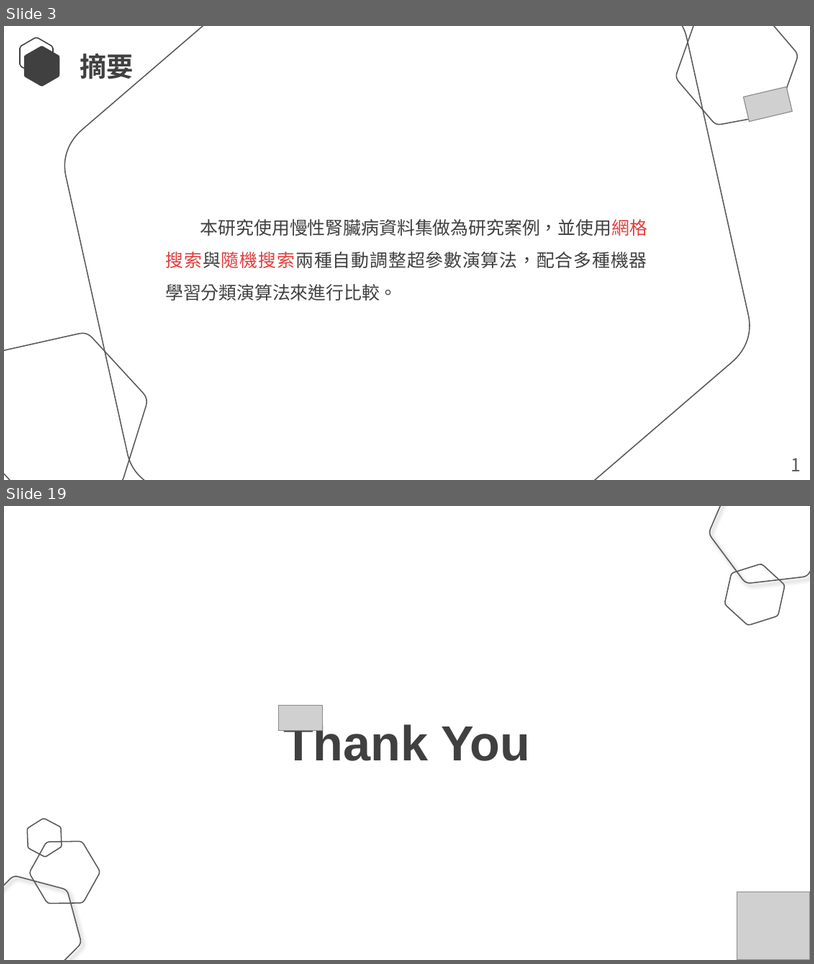
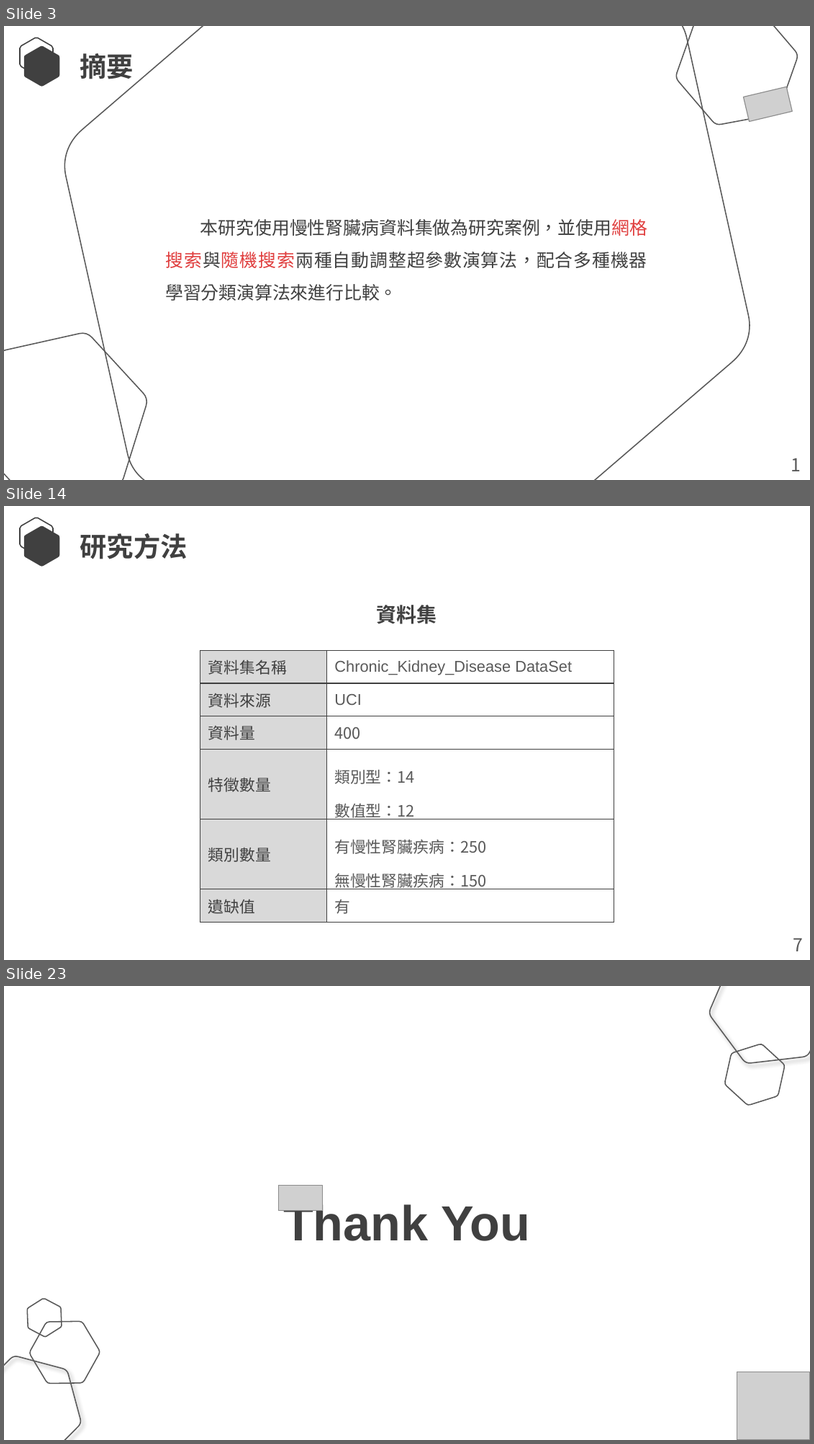
Before and after one commit to Lcwei-0708/lcwei-0708.github.io, a slide deck: data/應用機器學習演算法改善模型優化方法的研究-以UCI慢性腎臟疾病資料集為例/應用機器學習演算法改善模型優化方法的研究-以UCI慢性腎臟疾病資料集為例.pptx. Shown one above the other, each under a label of ours: slides 3 and 19 before the commit, slides 3, 14 and 23 after it; the slides between them are not shown. The pictures are 814x964 and 814x1444 pixels, drawn with LibreOffice and Linux fonts; fonts in the diff are those of the drawing; grey boxes stand for pictures. Boxes give left, top, right and bottom in pixels: in the first picture for what was removed or moved away, otherwise in the second. Text is boxed around its words. In the diff, an @@ line names an element or a change of style, - is before the commit and + after.

```diff
--- a/data/應用機器學習演算法改善模型優化方法的研究-以UCI慢性腎臟疾病資料集為例/應用機器學習演算法改善模型優化方法的研究-以UCI慢性腎臟疾病資料集為例.pptx
+++ b/data/應用機器學習演算法改善模型優化方法的研究-以UCI慢性腎臟疾病資料集為例/應用機器學習演算法改善模型優化方法的研究-以UCI慢性腎臟疾病資料集為例.pptx
@@ slide 14 added at bbox=[4, 506, 810, 960], background #FFFFFF @@
@@ freeform shape added at bbox=[20, 518, 53, 555], outline #404040 1 pt @@
@@ freeform shape added at bbox=[24, 526, 59, 566], fill #404040 @@
@@ text added at bbox=[80, 533, 187, 559], 24 pt, text #404040, bold @@
+研究方法
@@ text added at bbox=[377, 605, 437, 624], 18 pt, text #404040, bold @@
+資料集
@@ table added at bbox=[200, 650, 614, 916], 6 rows, 2 columns @@
+資料集名稱 | Chronic_Kidney_Disease DataSet
+資料來源 | UCI
+資料量 | 400
+特徵數量 | 類別型：14 / 數值型：12
+類別數量 | 有慢性腎臟疾病：250 / 無慢性腎臟疾病：150
+遺缺值 | 有
@@ text added at bbox=[793, 938, 803, 951], 16 pt, text #595959 @@
+7
@@ what was slide 19 is now slide 23 @@
```
Also in this commit, not shown: 3 slides changed, 15 other slides added, 12 slides removed.
